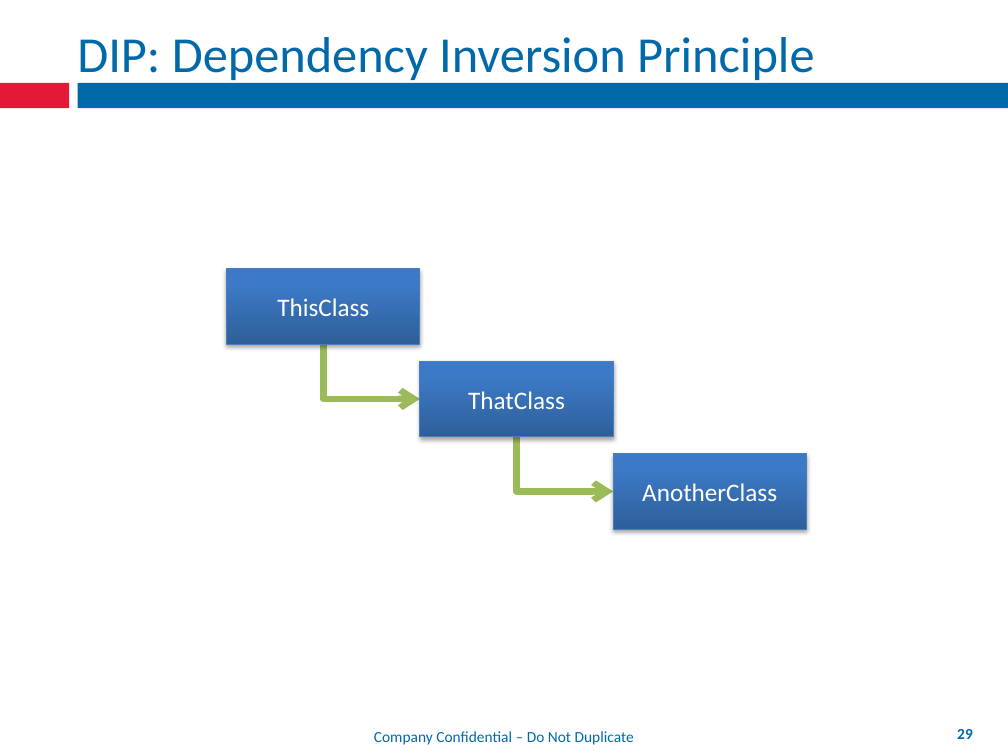
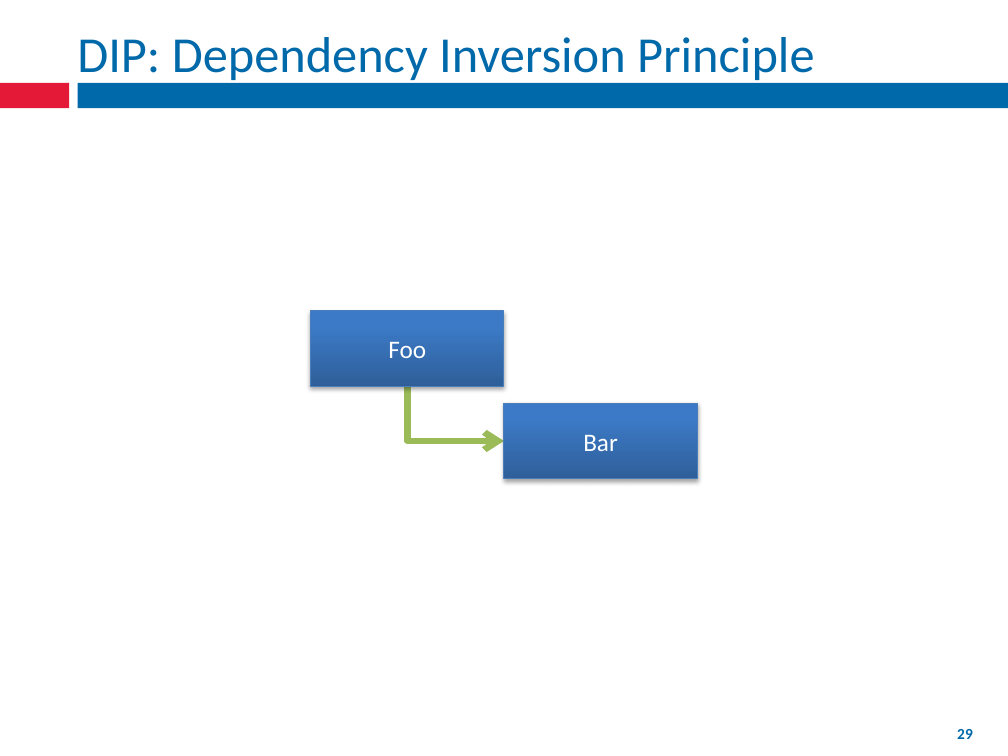
Before and after one commit to mxriverlynn/presentations-and-training, a slide deck: slide 29 of SOLID Principles - Step By Step Code/SOLID Principles Presentation.pptx. Drawn at 1008x756 pixels with LibreOffice and Linux fonts; fonts in the diff are those of the drawing; background and template pictures are left out. Boxes give left, top, right and bottom in pixels: in the first picture for what was removed or moved away, otherwise in the second. Text is boxed around its words. In the diff, an @@ line names an element or a change of style, - is before the commit and + after.

```diff
--- a/SOLID Principles - Step By Step Code/SOLID Principles Presentation.pptx
+++ b/SOLID Principles - Step By Step Code/SOLID Principles Presentation.pptx
@@ text in rectangle at [388,342,426,358]: text changed @@
-ThisClass
+Foo
@@ 2 rectangles, 1 elbow arrow: place and size @@
-2 rectangles, 1 elbow arrow at [227,269,614,436]
+2 rectangles, 1 elbow arrow at [310,310,698,479]
@@ elbow arrow removed from (516, 436) to (613, 492) @@
@@ text in rectangle at [583,435,618,451]: text changed @@
-ThatClass
+Bar
@@ rectangle removed at [613,454,806,529] @@
-AnotherClass
@@ rectangle added at [277,723,731,748], fill #FFFFFF, outline #FFFFFF 2 pt @@
```
Also in this commit, not shown: 22 other slides changed, 1 slide added, 2 slides removed.
